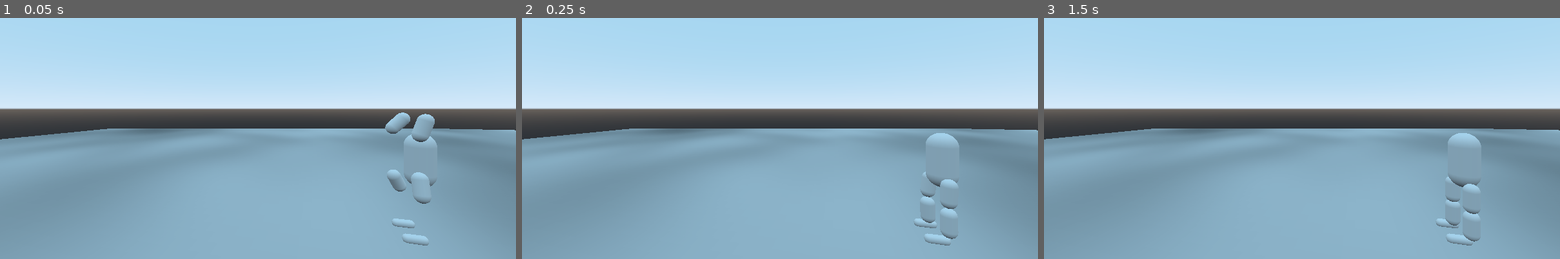
Above: before the commit, frames 1-3 (left to right).
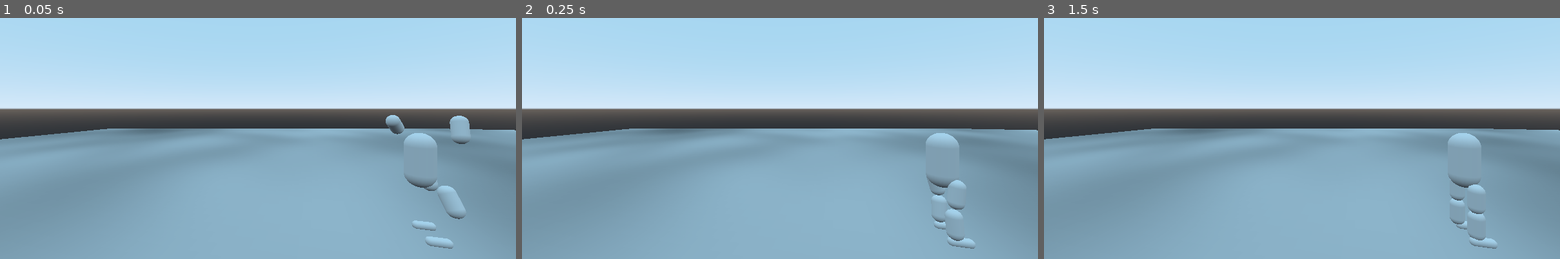
Above: after the commit, the same moments.

Repository: Terkwood/tinker-godot-joint
Game: Godot game, scene res://Main.tscn
The game is run twice, just before and just after one commit, with the same random seed, the same clock (stepped at 60 frames per second) and the same inputs.
Inputs:
- Up to frame 1 (0.05 s): no input
- Up to frame 2 (0.25 s): no input
- Up to frame 3 (1.5 s): hold Right (ui_right) 0.53-1.28 s; tap Enter at 1.25 s; hold Down (ui_down) from 1.28 s (still down)

The runs differ from the first frame. In frame 1, 1.9% of the frame differs, in the area x 74-91%, y 39-96%; in frame 2, 0.7%; in frame 3, 0.6%.
Error after the commit: Attempt to call function 'move_and_slide' in base 'null instance' on a null instance. (res://Player.gd:34)

Commit message:
write funcs

Diff:
--- a/Player.gd
+++ b/Player.gd
@@ -5,34 +5,33 @@
 
 
 func _input(_event):
+	if Input.is_action_just_pressed("ui_up"):
+		_walking.motion_z = _walking.Motion.Incr
+	if Input.is_action_just_pressed("ui_down"):
+		_walking.motion_z = _walking.Motion.Decr
 	if Input.is_action_just_pressed("ui_left"):
 		pass #movement = Vector2(-1.0 * MOVE, movement.y)
 	if Input.is_action_just_pressed("ui_right"):
 		pass #movement = Vector2(MOVE, movement.y)
-	if Input.is_action_just_pressed("ui_up"):
-		pass #movement = Vector2(movement.x, -1.0 * MOVE)
-	if Input.is_action_just_pressed("ui_down"):
-		pass #movement = Vector2(movement.x, MOVE)
 
+	if Input.is_action_just_released("ui_up") and !Input.is_action_just_released("ui_down"):
+		_walking.motion_z = _walking.Motion.None
+	if Input.is_action_just_released("ui_down") and !Input.is_action_just_released("ui_up"):
+		_walking.motion_z = _walking.Motion.None
 	if Input.is_action_just_released("ui_left") and !Input.is_action_pressed("ui_right"):
 		pass # movement = Vector2(0, movement.y)
 	if Input.is_action_just_released("ui_right") and !Input.is_action_pressed("ui_left"):
 		pass #movement = Vector2(0, movement.y)
-	if Input.is_action_just_released("ui_up") and !Input.is_action_just_released("ui_down"):
-		pass #movement = Vector2(movement.x, 0)
-	if Input.is_action_just_released("ui_down") and !Input.is_action_just_released("ui_up"):
-		pass #movement = Vector2(movement.x, 0)
+
 
 const _COEFF = -50.0
-#var _moving_foot = Foot.LEFT
-#enum Foot { LEFT, RIGHT }
-#var _step_progress = 0
-const _MAX_STEP = 68
+
 func _physics_process(_delta):
 	var upper_body = $Player/KinUpperBody
+	var move_z = _convert(_walking.motion_z)
 
-#	var v = Vector3(movement.x * _COEFF, 0, movement.y * _COEFF)
-#	upper_body.move_and_slide(v)
+	var v = Vector3(0, 0, move_z * _COEFF)
+	upper_body.move_and_slide(v)
 
 #	_foot_node().move_and_slide(2.0 * v)
 #	_step_progress = (_step_progress + 1) % _MAX_STEP
@@ -46,3 +45,10 @@
 		#return $Player/LeftFoot
 	#else:
 	#	return $Player/RightFoot
+
+func _convert(walk_motion) -> int:
+	if walk_motion == _walking.Motion.Decr:
+		return -1
+	if walk_motion == _walking.Motion.Incr:
+		return 1
+	return 0
--- a/Player.tscn
+++ b/Player.tscn
@@ -34,37 +34,37 @@
 radius = 0.5
 
 [node name="Player" type="Spatial"]
-transform = Transform( 1, 0, 0, 0, 1, 0, 0, 0, 1, 0, 0.750019, 0 )
+transform = Transform( -1, 0, -3.25841e-07, 0, 1, 0, 3.25841e-07, 0, -1, 0, 0.750019, 0 )
 script = ExtResource( 1 )
 
 [node name="FrontBoundary" type="Area" parent="."]
 transform = Transform( 1, 0, 0, 0, 1, 0, 0, 0, 1, 0, 0, 2.5 )
 
 [node name="CollisionShape" type="CollisionShape" parent="FrontBoundary"]
-transform = Transform( 1, 0, 0, 0, -1.62921e-07, -1, 0, 1, -1.62921e-07, 0, 0, 0 )
+transform = Transform( 1, 0, 0, 0, -4.37114e-08, -1, 0, 1, -4.37114e-08, 0, 0, 0 )
 shape = SubResource( 1 )
 
 [node name="BackBoundary" type="Area" parent="."]
 transform = Transform( 1, 0, 0, 0, 1, 0, 0, 0, 1, 0, 0, -1.08011 )
 
 [node name="CollisionShape" type="CollisionShape" parent="BackBoundary"]
-transform = Transform( 1, 0, 0, 0, -1.62921e-07, -1, 0, 1, -1.62921e-07, 0, 0, 0 )
+transform = Transform( 1, 0, 0, 0, -4.37114e-08, -1, 0, 1, -4.37114e-08, 0, 0, 0 )
 shape = SubResource( 1 )
 
 [node name="KinUpperBody" type="KinematicBody" parent="."]
 transform = Transform( 1, 0, 0, 0, 1, 0, 0, 0, 1, 0, 5.37544, 0 )
 
 [node name="CollisionShape" type="CollisionShape" parent="KinUpperBody"]
-transform = Transform( 1, 0, 0, 0, -1.62921e-07, -1, 0, 1, -1.62921e-07, 0, 0, 0 )
+transform = Transform( 1, 0, 0, 0, -4.37114e-08, -1, 0, 1, -4.37114e-08, 0, 0, 0 )
 shape = SubResource( 2 )
 
 [node name="MeshInstance" type="MeshInstance" parent="KinUpperBody"]
-transform = Transform( 1, 0, 0, 0, -1.62921e-07, -1, 0, 1, -1.62921e-07, 0, 0, 0 )
+transform = Transform( 1, 0, 0, 0, -4.37114e-08, -1, 0, 1, -4.37114e-08, 0, 0, 0 )
 mesh = SubResource( 3 )
 material/0 = null
 
 [node name="LeftUpperLeg" type="RigidBody" parent="."]
-transform = Transform( 1, 0, 0, 0, -1.62921e-07, -1, 0, 1, -1.62921e-07, -0.90029, 3.13039, 0.3817 )
+transform = Transform( 1, 0, 0, 0, -4.37114e-08, -1, 0, 1, -4.37114e-08, -0.90029, 3.13039, 0.3817 )
 mass = 12.44
 physics_material_override = SubResource( 4 )
 
@@ -77,7 +77,7 @@
 material/0 = null
 
 [node name="LeftHingeJoint" type="HingeJoint" parent="LeftUpperLeg"]
-transform = Transform( 2.65431e-14, 1.62921e-07, -1, 1, -1.62921e-07, 0, -1.62921e-07, -1, -1.62921e-07, 0.171699, -0.134717, -0.682546 )
+transform = Transform( 2.6543e-14, 1.62921e-07, -1, 1, -1.62921e-07, -1.50772e-19, -1.62921e-07, -1, -1.62921e-07, 0.171699, -0.134717, -0.682546 )
 nodes/node_a = NodePath("../../KinUpperBody")
 nodes/node_b = NodePath("..")
 params/bias = 0.99
@@ -87,7 +87,7 @@
 angular_limit/relaxation = 0.31
 
 [node name="LeftLowerLeg" type="RigidBody" parent="."]
-transform = Transform( 1, 0, 0, 0, -1.62921e-07, -1, 0, 1, -1.62921e-07, -0.90029, 1.3122, 0.3817 )
+transform = Transform( 1, 0, 0, 0, -4.37114e-08, -1, 0, 1, -4.37114e-08, -0.90029, 1.3122, 0.3817 )
 mass = 11.47
 
 [node name="CollisionShape" type="CollisionShape" parent="LeftLowerLeg"]
@@ -99,7 +99,7 @@
 material/0 = null
 
 [node name="LeftHingeJoint" type="HingeJoint" parent="LeftLowerLeg"]
-transform = Transform( 2.65431e-14, 1.62921e-07, -1, 1, -1.62921e-07, 0, -1.62921e-07, -1, -1.62921e-07, 0.171699, -0.134717, -0.682546 )
+transform = Transform( 2.6543e-14, 1.62921e-07, -1, 1, -1.62921e-07, -1.50772e-19, -1.62921e-07, -1, -1.62921e-07, 0.171699, -0.134717, -0.682546 )
 nodes/node_a = NodePath("../../LeftUpperLeg")
 nodes/node_b = NodePath("..")
 params/bias = 0.99
@@ -123,7 +123,7 @@
 nodes/node_b = NodePath("..")
 
 [node name="RightUpperLeg" type="RigidBody" parent="."]
-transform = Transform( 1, 0, 0, 0, -1.62921e-07, -1, 0, 1, -1.62921e-07, 1.10273, 2.93819, 0 )
+transform = Transform( 1, 0, 0, 0, -4.37114e-08, -1, 0, 1, -4.37114e-08, 1.10273, 2.93819, 0 )
 
 [node name="CollisionShape" type="CollisionShape" parent="RightUpperLeg"]
 shape = SubResource( 9 )
@@ -133,7 +133,7 @@
 material/0 = null
 
 [node name="RightHingeJoint" type="HingeJoint" parent="RightUpperLeg"]
-transform = Transform( 9.66792e-10, 1.62918e-07, -1, 0.999982, -0.00593413, 0, -0.00593413, -0.999982, -1.62921e-07, 0, -1.31307e-07, -0.805954 )
+transform = Transform( 9.6679e-10, 1.62918e-07, -1, 0.999982, -0.00593413, -1.99411e-15, -0.00593413, -0.999982, -1.62921e-07, 0, -1.31307e-07, -0.805954 )
 nodes/node_a = NodePath("../../KinUpperBody")
 nodes/node_b = NodePath("..")
 params/bias = 0.92
@@ -143,7 +143,7 @@
 angular_limit/relaxation = 0.31
 
 [node name="RightLowerLeg" type="RigidBody" parent="."]
-transform = Transform( 1, 0, 0, 0, -1.62921e-07, -1, 0, 1, -1.62921e-07, 1.10273, 1.07239, 0 )
+transform = Transform( 1, 0, 0, 0, -4.37114e-08, -1, 0, 1, -4.37114e-08, 1.10273, 1.07239, 0 )
 
 [node name="CollisionShape" type="CollisionShape" parent="RightLowerLeg"]
 shape = SubResource( 9 )
@@ -153,7 +153,7 @@
 material/0 = null
 
 [node name="RightHingeJoint" type="HingeJoint" parent="RightLowerLeg"]
-transform = Transform( 9.66792e-10, 1.62918e-07, -1, 0.999982, -0.00593413, 0, -0.00593413, -0.999982, -1.62921e-07, 0, -1.31307e-07, -0.805954 )
+transform = Transform( 9.6679e-10, 1.62918e-07, -1, 0.999982, -0.00593413, -1.99411e-15, -0.00593413, -0.999982, -1.62921e-07, 0, -1.31307e-07, -0.805954 )
 nodes/node_a = NodePath("../../RightUpperLeg")
 nodes/node_b = NodePath("..")
 params/bias = 0.92
--- a/walking.gd
+++ b/walking.gd
@@ -8,5 +8,5 @@
 
 enum Foot { Left, Right }
 
-var x_motion = Motion.None
-var z_motion = Motion.None
+var motion_x = Motion.None
+var motion_z = Motion.None
